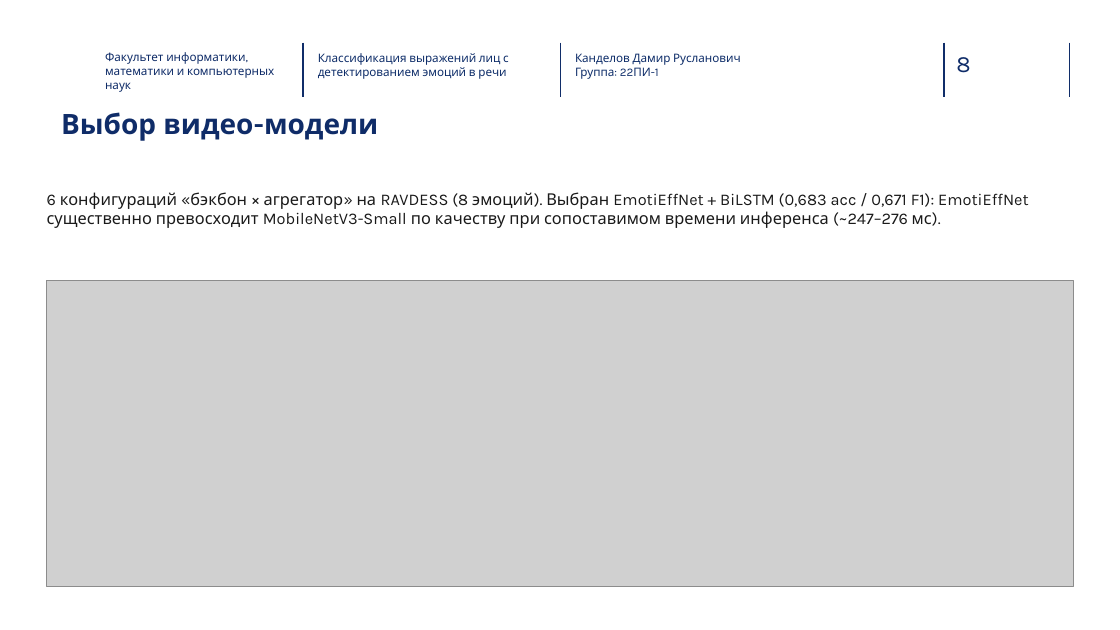
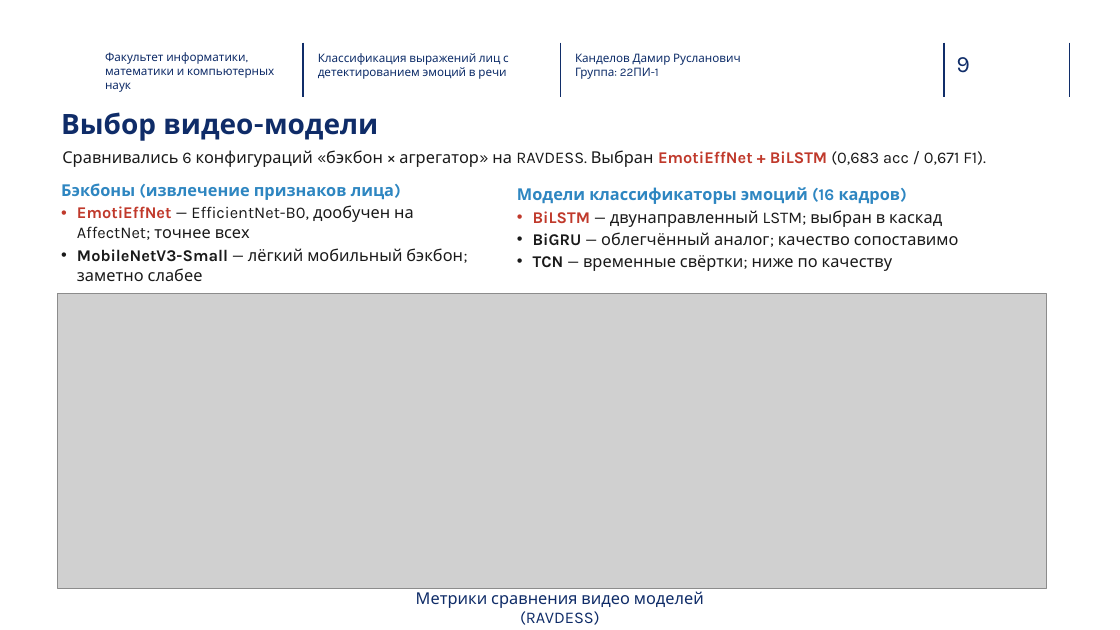
Before and after one commit to Kaparya/Classification-of-Facial-Expressions, a slide deck: slide 9 of Diploma_presentation.pptx (slide 8 before the commit). Drawn at 1120x630 pixels with LibreOffice and Linux fonts; fonts in the diff are those of the drawing; grey boxes stand for pictures; background and template pictures are left out. Boxes give left, top, right and bottom in pixels: in the first picture for what was removed or moved away, otherwise in the second. Text is boxed around its words. In the diff, an @@ line names an element or a change of style, - is before the commit and + after.

```diff
--- a/Diploma_presentation.pptx
+++ b/Diploma_presentation.pptx
@@ page number at (956,57,970,73): text changed @@
-8
+9
@@ text at (62,150,986,167): text changed @@
-6 конфигураций «бэкбон × агрегатор» на RAVDESS (8 эмоций). Выбран EmotiEffNet + BiLSTM (0,683 acc / 0,671 F1): EmotiEffNet существенно превосходит MobileNetV3-Small по качеству при сопоставимом времени инференса (~247–276 мс).
+Сравнивались 6 конфигураций «бэкбон × агрегатор» на RAVDESS. Выбран EmotiEffNet + BiLSTM (0,683 acc / 0,671 F1).
@@ text added at (61,183,463,281), 14 pt, text #1A1A1A @@
+Бэкбоны (извлечение признаков лица)
+• EmotiEffNet — EfficientNet-B0, дообучен на AffectNet; точнее всех
+• MobileNetV3-Small — лёгкий мобильный бэкбон; заметно слабее
@@ text added at (517,187,959,271), 14 pt, text #1A1A1A @@
+Модели классификаторы эмоций (16 кадров)
+• BiLSTM — двунаправленный LSTM; выбран в каскад
+• BiGRU — облегчённый аналог; качество сопоставимо
+• TCN — временные свёртки; ниже по качеству
@@ picture: place and size @@
-picture at (47,280,1074,586)
+picture at (58,293,1047,588)
@@ text added at (416,591,704,625), 14 pt, text #0F2C68 @@
+Метрики сравнения видео моделей (RAVDESS)
```
Also in this commit, not shown: 9 other slides changed, 1 slide added, 2 other files.
